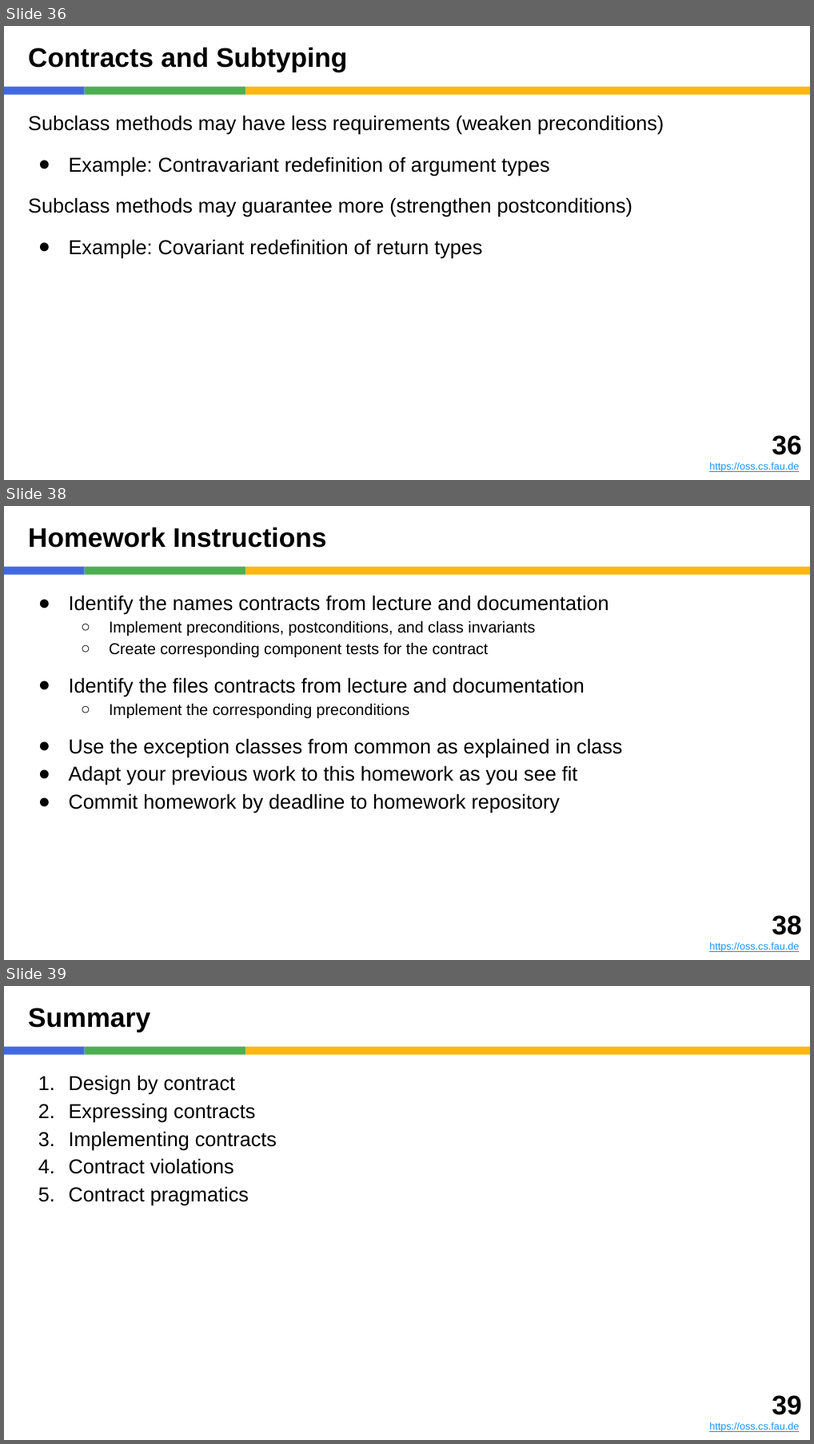
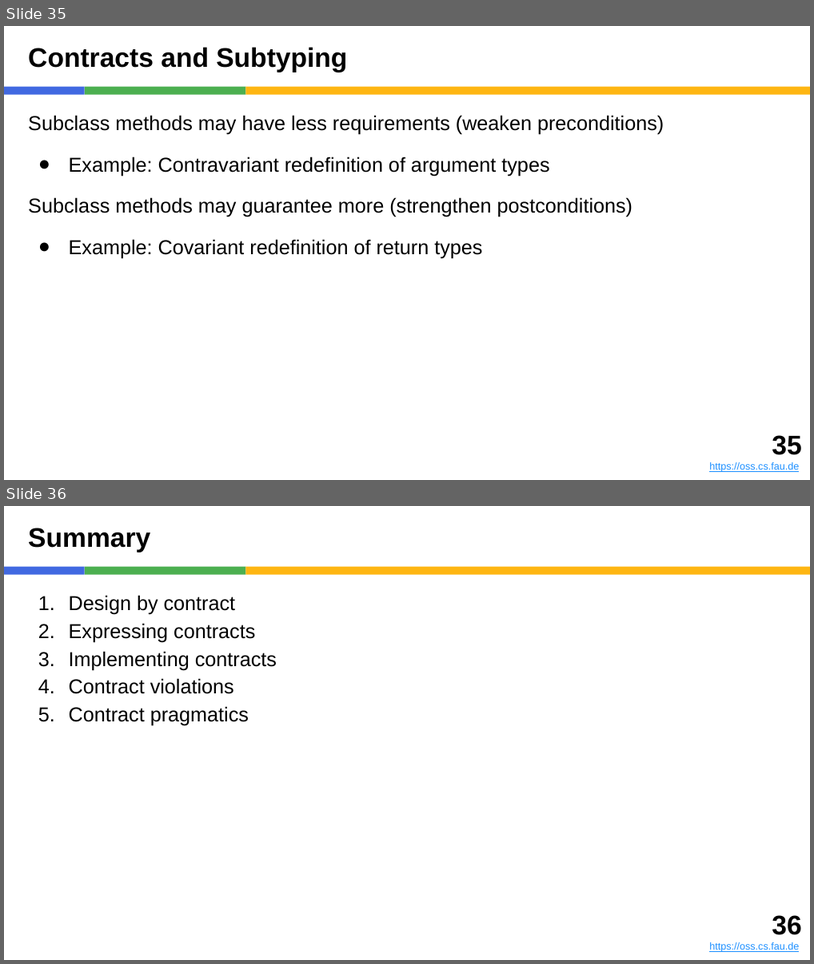
Before and after one commit to dirkriehle/adap-course, a slide deck: Lecture slides/ADAP B04 - Design by Contract.pptx. Shown one above the other, each under a label of ours: slides 36, 38 and 39 before the commit, slides 35 and 36 after it; the slides between them are not shown. The pictures are 814x1444 and 814x964 pixels, drawn with LibreOffice and Linux fonts; fonts in the diff are those of the drawing. Boxes give left, top, right and bottom in pixels: in the first picture for what was removed or moved away, otherwise in the second. Text is boxed around its words. In the diff, an @@ line names an element or a change of style, - is before the commit and + after.

```diff
--- a/Lecture slides/ADAP B04 - Design by Contract.pptx
+++ b/Lecture slides/ADAP B04 - Design by Contract.pptx
@@ slide 38 removed at (x1=4, y1=506, x2=810, y2=960), background #FFFFFF; not listed: 3 template elements that a slide beside it also shows @@
@@ title removed at (x1=28, y1=527, x2=326, y2=548) @@
-Homework Instructions
@@ text removed at (x1=69, y1=595, x2=622, y2=813) @@
-● Identify the names contracts from lecture and documentation
-  ○ Implement preconditions, postconditions, and class invariants
-  ○ Create corresponding component tests for the contract
-● Identify the files contracts from lecture and documentation
-  ○ Implement the corresponding preconditions
-● Use the exception classes from common as explained in class
-● Adapt your previous work to this homework as you see fit
-● Commit homework by deadline to homework repository
@@ text removed at (x1=710, y1=915, x2=802, y2=952) @@
-38
-https://oss.cs.fau.de
@@ what was slide 36 is now slide 35 @@
@@ text at (x1=772, y1=435, x2=802, y2=455): text changed @@
-36
+35
@@ what was slide 39 is now slide 36 @@
@@ text at (x1=772, y1=915, x2=802, y2=935): text changed @@
-39
+36
```
Also in this commit, not shown: 4 slides changed, 1 slide added, 3 other slides removed, 11 other files.
